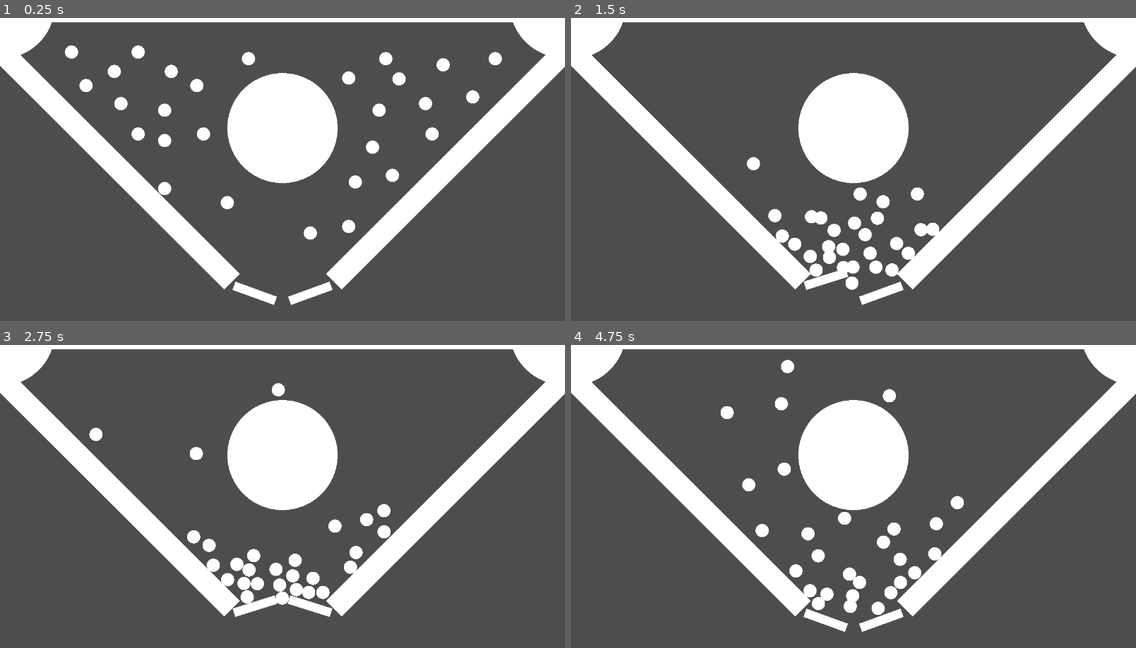
Above: before the commit, frames 1-4 (two rows, left to right).
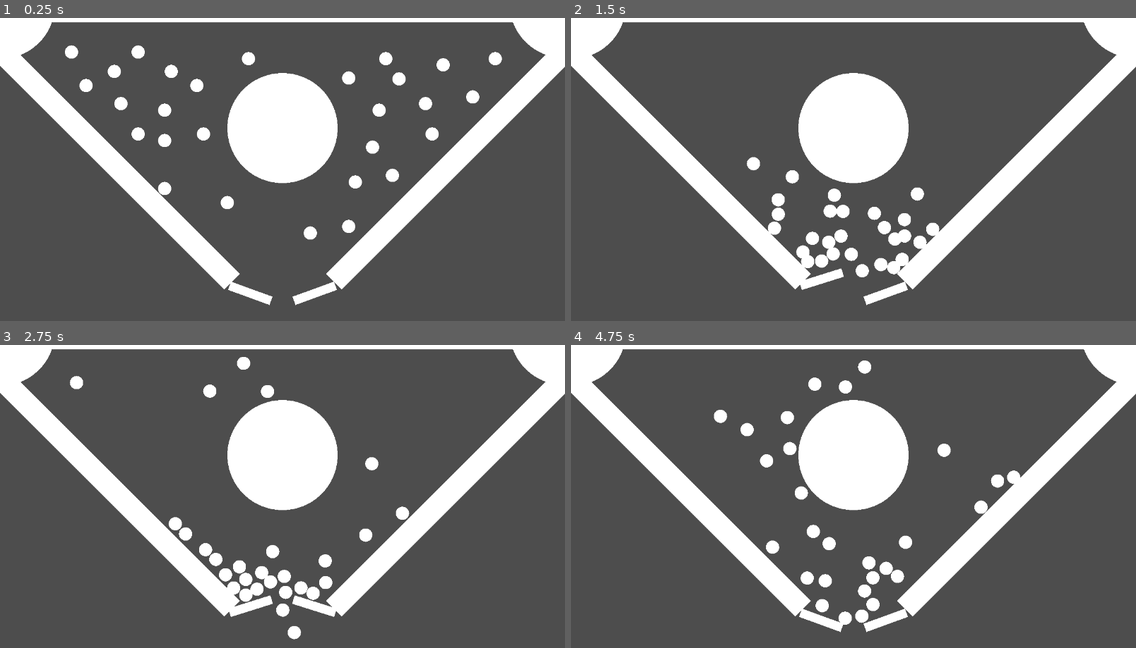
Above: after the commit, the same moments.

Repository: rielvis/SPiG_T4_PhPe
Game: Godot game, scene res://pinball_game/scenes/pinball_game.tscn
Two runs of this game, one before a commit and one after it. Both use one fixed random seed, a clock stepped at 60 frames per second and the inputs below.
Inputs:
- Up to frame 1 (0.25 s): no input
- Up to frame 2 (1.5 s): hold Right (rightArrow) 0.53-1.28 s; hold A (A) 0.53-1.28 s; hold Left (leftArrow) from 1.28 s (still down); tap D (D) at 1.35 s
- Up to frame 3 (2.75 s): release Left (leftArrow) at 2.03 s; hold Right (rightArrow) from 2.03 s (still down); hold A (A) from 2.03 s (still down)
- Up to frame 4 (4.75 s): release A (A) at 2.78 s; tap D (D) at 2.85, 4.35 s; release Right (rightArrow) at 3.53 s; hold A (A) 3.53-4.28 s; hold Left (leftArrow) from 3.53 s (still down)

The runs differ from the first frame. In frame 1, 0.3% of the frame differs, in the area x 40-60%, y 86-95%; in frame 2, 3.3%; in frame 3, 3.7%; in frame 4, 4.6%, in the area x 25-80%, y 4-95%.

Commit message:
Spaced out the flippers so balls can fall through more easily

Diff:
--- a/pinball_game/scenes/player_flippers.tscn
+++ b/pinball_game/scenes/player_flippers.tscn
@@ -17,7 +17,7 @@
 
 [node name="leftFlipper" type="AnimatableBody2D" parent="."]
 unique_name_in_owner = true
-position = Vector2(-110, 0)
+position = Vector2(-120, 0)
 rotation = 0.349066
 scale = Vector2(1, 2)
 physics_material_override = SubResource("PhysicsMaterial_k6ovw")
@@ -34,7 +34,7 @@
 
 [node name="rightFlipper" type="AnimatableBody2D" parent="."]
 unique_name_in_owner = true
-position = Vector2(110, 0)
+position = Vector2(120, 0)
 rotation = -0.349066
 scale = Vector2(1, 2)
 physics_material_override = SubResource("PhysicsMaterial_o1ju4")
